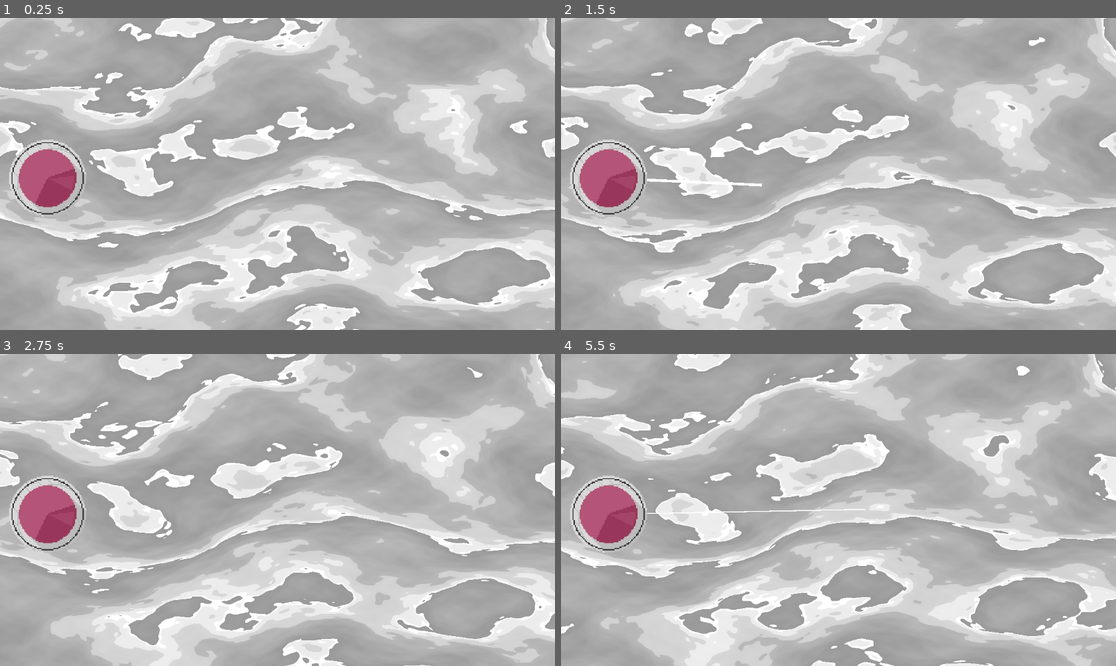
Above: before the commit, frames 1-4 (two rows, left to right).
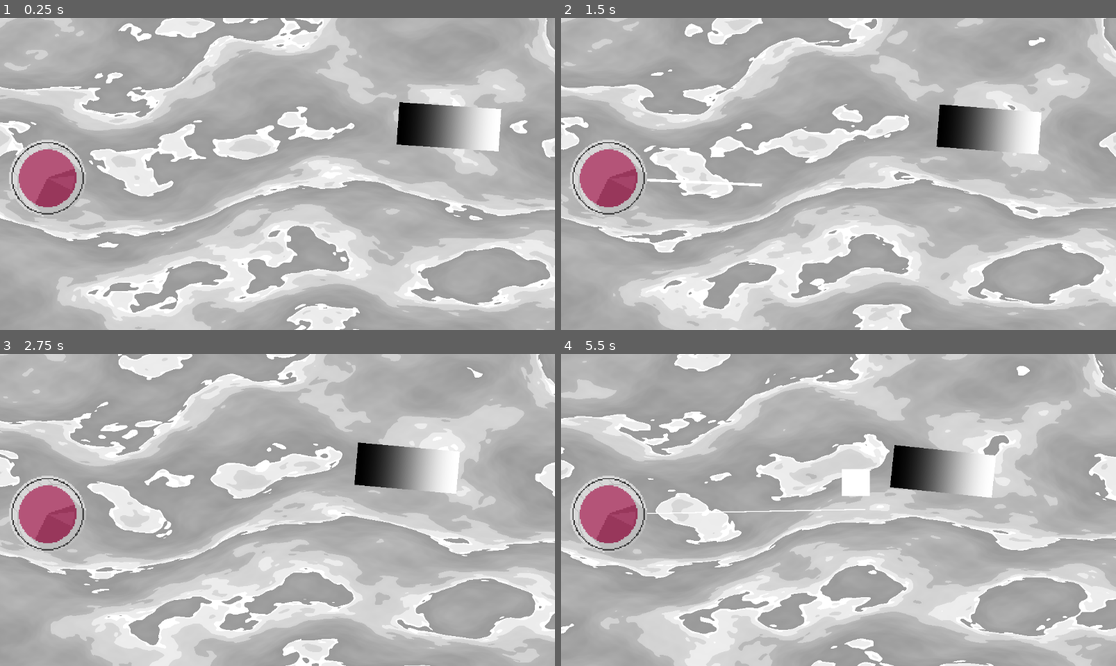
Above: after the commit, the same moments.

Repository: IdeaBanana/PashtetJam5
Game: Godot game, scene res://Scenes/GameScene.tscn
Two runs of this game, one before a commit and one after it. Both use one fixed random seed, a clock stepped at 60 frames per second and the inputs below. Sound files missing from this copy of the repository are replaced by a short silence.
Inputs (mouse positions are in pixels of both pictures, inside the frame that each line leads up to):
- Up to frame 1 (0.25 s): no input
- Up to frame 2 (1.5 s): move the mouse to (960, 158) at 0.52 s; click (960, 158) at 0.67 s; move the mouse to (727, 189) at 1.27 s; click (727, 189) at 1.42 s
- Up to frame 3 (2.75 s): move the mouse to (333, 441) at 2.02 s; click (333, 441) at 2.17 s
- Up to frame 4 (5.5 s): move the mouse to (810, 572) at 2.77 s; click (810, 572) at 2.92 s; move the mouse to (1005, 556) at 3.52 s; click (1005, 556) at 3.67 s; move the mouse to (672, 463) at 4.27 s; click (672, 463) at 4.42 s; move the mouse to (866, 510) at 5.02 s; click (866, 510) at 5.17 s

The runs differ from the first frame. In frame 1, 2.3% of the frame differs, in the area x 71-91%, y 26-43%; in frame 2, 2.2%; in frame 3, 2.0%; in frame 4, 2.4%, in the area x 50-79%, y 29-47%.

Commit message:
pashtetjam

Diff:
--- /dev/null
+++ b/Scenes/EnemyHp.gd
@@ -0,0 +1,10 @@
+extends AbstractHp
+
+class_name EnemyHp
+func ApplyDie():
+	var shipSink = AudioStreamPlayer2D.new()
+	shipSink.stream = preload("res://music/watersplash.wav")
+	add_child(shipSink)
+	shipSink.play()
+	emit_signal("died")
+	parent.queue_free()
--- a/Scenes/FrigateShip.tscn
+++ b/Scenes/FrigateShip.tscn
@@ -1,7 +1,7 @@
 [gd_scene load_steps=9 format=3 uid="uid://srje0fgot51"]
 
 [ext_resource type="Script" path="res://Scripts/FrigateShip.gd" id="1_qih2q"]
-[ext_resource type="Script" path="res://Scripts/Hp.gd" id="2_xgki1"]
+[ext_resource type="Script" path="res://Scenes/EnemyHp.gd" id="2_k1lfq"]
 [ext_resource type="Script" path="res://Scripts/MortarAttack.gd" id="3_0t08t"]
 [ext_resource type="Script" path="res://Scripts/SloopShipMover.gd" id="4_xxkky"]
 
@@ -24,7 +24,7 @@
 
 [node name="AbstractHp" type="CollisionShape2D" parent="." node_paths=PackedStringArray("parent")]
 shape = SubResource("RectangleShape2D_7u8jp")
-script = ExtResource("2_xgki1")
+script = ExtResource("2_k1lfq")
 parent = NodePath("..")
 
 [node name="MortarAttack" type="Area2D" parent="." node_paths=PackedStringArray("shipMover")]
--- a/Scenes/GameScene.tscn
+++ b/Scenes/GameScene.tscn
@@ -1,8 +1,10 @@
-[gd_scene load_steps=4 format=3 uid="uid://3qqjie1vlg3t"]
+[gd_scene load_steps=6 format=3 uid="uid://3qqjie1vlg3t"]
 
 [ext_resource type="PackedScene" uid="uid://cbrs2jaw27o6m" path="res://Scenes/Lighthouse.tscn" id="1_h2odd"]
 [ext_resource type="PackedScene" uid="uid://d352acpult1hy" path="res://Scenes/Water.tscn" id="1_tn104"]
 [ext_resource type="PackedScene" uid="uid://dqft2lhu10ytd" path="res://Scenes/ShipSpawner.tscn" id="3_q0lko"]
+[ext_resource type="AudioStream" uid="uid://cyyi786jqlcjg" path="res://music/cannonshot1.wav" id="4_e5w5c"]
+[ext_resource type="PackedScene" uid="uid://srje0fgot51" path="res://Scenes/FrigateShip.tscn" id="5_xp451"]
 
 [node name="GameScene" type="Node2D"]
 
@@ -15,4 +17,10 @@
 [node name="Spawner" parent="." instance=ExtResource("3_q0lko")]
 position = Vector2(-3, 3)
 
+[node name="AudioStreamPlayer2D" type="AudioStreamPlayer2D" parent="."]
+stream = ExtResource("4_e5w5c")
+
+[node name="FrigateShip" parent="." instance=ExtResource("5_xp451")]
+position = Vector2(940, 225)
+
 [editable path="Lighthouse"]
--- a/Scenes/GunBoatShip.tscn
+++ b/Scenes/GunBoatShip.tscn
@@ -1,7 +1,7 @@
 [gd_scene load_steps=5 format=3 uid="uid://qrn4imf7fx0y"]
 
 [ext_resource type="Script" path="res://Scripts/GunBoat.gd" id="1_uj04s"]
-[ext_resource type="Script" path="res://Scripts/Hp.gd" id="2_sbpl8"]
+[ext_resource type="Script" path="res://Scenes/EnemyHp.gd" id="2_5lixi"]
 [ext_resource type="Script" path="res://Scripts/GunboatMover.gd" id="3_k7f4t"]
 
 [sub_resource type="RectangleShape2D" id="RectangleShape2D_17vnk"]
@@ -13,7 +13,7 @@
 
 [node name="Collision" type="CollisionShape2D" parent="." node_paths=PackedStringArray("parent")]
 shape = SubResource("RectangleShape2D_17vnk")
-script = ExtResource("2_sbpl8")
+script = ExtResource("2_5lixi")
 parent = NodePath("..")
 
 [node name="ShipMover" type="Node2D" parent="." node_paths=PackedStringArray("ship")]
--- a/Scenes/Lighthouse.tscn
+++ b/Scenes/Lighthouse.tscn
@@ -1,10 +1,11 @@
-[gd_scene load_steps=10 format=3 uid="uid://cbrs2jaw27o6m"]
+[gd_scene load_steps=11 format=3 uid="uid://cbrs2jaw27o6m"]
 
 [ext_resource type="Script" path="res://Scripts/Lighthouse.gd" id="1_8up3y"]
-[ext_resource type="Script" path="res://Scripts/Hp.gd" id="2_18s0u"]
 [ext_resource type="Script" path="res://Scripts/LightWeapon.gd" id="2_f3un0"]
+[ext_resource type="Script" path="res://Scenes/EnemyHp.gd" id="2_s6hv3"]
 [ext_resource type="Script" path="res://Scripts/Light.gd" id="3_ou5cv"]
 [ext_resource type="Texture2D" uid="uid://bajo002ap84iw" path="res://Assets/image.png" id="5_2qnln"]
+[ext_resource type="AudioStream" uid="uid://dru5cnemjma4y" path="res://music/playerhit1.wav" id="6_52kuq"]
 
 [sub_resource type="CircleShape2D" id="CircleShape2D_cmi1n"]
 radius = 81.0247
@@ -25,10 +26,9 @@
 HpNode = NodePath("AbstractHp")
 AttackNode = NodePath("Light/LightAttack")
 
-[node name="AbstractHp" type="CollisionShape2D" parent="." node_paths=PackedStringArray("parent")]
+[node name="AbstractHp" type="CollisionShape2D" parent="."]
 shape = SubResource("CircleShape2D_cmi1n")
-script = ExtResource("2_18s0u")
-parent = NodePath("..")
+script = ExtResource("2_s6hv3")
 
 [node name="Light" type="RayCast2D" parent="." node_paths=PackedStringArray("light")]
 target_position = Vector2(111, 0)
@@ -61,3 +61,6 @@
 position = Vector2(3.8147e-06, 0)
 scale = Vector2(2.5, 2.5)
 texture = SubResource("AtlasTexture_tr3j7")
+
+[node name="AudioStreamPlayer2D" type="AudioStreamPlayer2D" parent="."]
+stream = ExtResource("6_52kuq")
--- a/Scenes/SloopShip.tscn
+++ b/Scenes/SloopShip.tscn
@@ -1,7 +1,7 @@
 [gd_scene load_steps=7 format=3 uid="uid://d0e4eom1gx2vy"]
 
 [ext_resource type="Script" path="res://Scripts/SloopShip.gd" id="1_cs8ip"]
-[ext_resource type="Script" path="res://Scripts/Hp.gd" id="2_km73t"]
+[ext_resource type="Script" path="res://Scenes/EnemyHp.gd" id="2_qpqq2"]
 [ext_resource type="Script" path="res://Scripts/SloopShipMover.gd" id="3_8ugg2"]
 [ext_resource type="Script" path="res://Scripts/MortarAttack.gd" id="4_e3svh"]
 
@@ -17,7 +17,7 @@
 
 [node name="AbstractHp" type="CollisionShape2D" parent="." node_paths=PackedStringArray("parent")]
 shape = SubResource("RectangleShape2D_n4as1")
-script = ExtResource("2_km73t")
+script = ExtResource("2_qpqq2")
 parent = NodePath("..")
 
 [node name="ShipMover" type="Node2D" parent="." node_paths=PackedStringArray("area", "ship")]
--- a/Scripts/EnemyShip.gd
+++ b/Scripts/EnemyShip.gd
@@ -1,8 +1,6 @@
 extends CharacterBody2D
 
 class_name EnemyShip
-
 @export var hpNode: AbstractHp
-
 func GetHpNode() -> AbstractHp:
 	return hpNode
--- a/Scripts/Lighthouse.gd
+++ b/Scripts/Lighthouse.gd
@@ -4,7 +4,10 @@
 
 @export var HpNode: AbstractHp
 @export var AttackNode: AbstractAttack
-
+func _ready():
+	HpNode.damaged.connect(onAttack)
+func onAttack():
+	$AudioStreamPlayer2D.play()
 func GetHpNode() -> AbstractHp:
 	return HpNode
 
--- a/Scripts/MortarAttack.gd
+++ b/Scripts/MortarAttack.gd
@@ -4,7 +4,9 @@
 
 @export var mortarQuantity: int = 1
 @export var shipMover: SloopShipMover
-
+@export var cannonshot_1 = preload("res://music/cannonshot1.wav")
+@export var cannonshot_3 = preload("res://music/cannonshot3.wav")
+@export var cannonshot_4 = preload("res://music/cannonshot4.wav")
 @export_group("Core")
 @export var mortarCore := preload("res://Scenes/MortarCore.tscn")
 
@@ -21,6 +23,13 @@
 			coreInstance.SetTarget(house[0].global_position)
 			coreInstance.global_position = global_position
 			get_tree().current_scene.add_child(coreInstance)
+			var cannonfxPlayer = AudioStreamPlayer2D.new()
+			var randomfxarray = [cannonshot_1, cannonshot_3, cannonshot_4]
+			cannonfxPlayer.stream = randomfxarray.pick_random()
+			add_child(cannonfxPlayer)
+			cannonfxPlayer.play()
+			await cannonfxPlayer.finished
+			cannonfxPlayer.queue_free()
 	Reload()
 
 func Reload():
Not shown, added: music/cannonshot1.wav.import
Not shown, added: music/cannonshot3.wav.import
Not shown, added: music/cannonshot4.wav.import
Not shown, added: music/gameplaynaymuzyaka.wav.import
Not shown, changed: music/menuclick.wav.import
Not shown, changed: music/menushech.wav.import
Not shown, added: music/plaerhit1.wav.import
Not shown, changed: music/playbutton.wav.import
Not shown, added: music/playerhit1.wav.import
Not shown, added: music/playerhit2.wav.import
Not shown, added: music/watersplash.wav.import
Not shown, added: music/watersplash2.wav.import
(and 9 more such lines)
